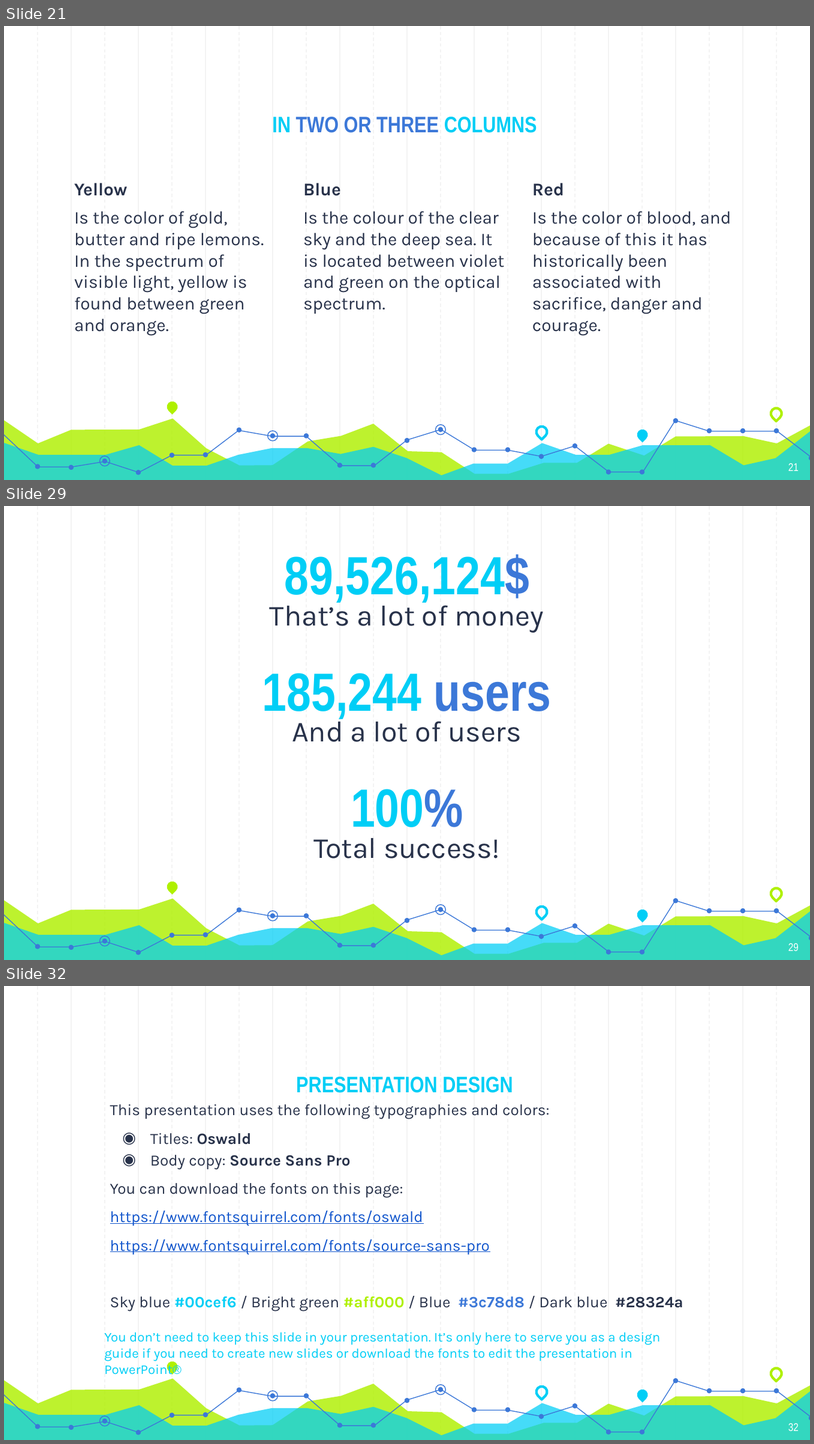
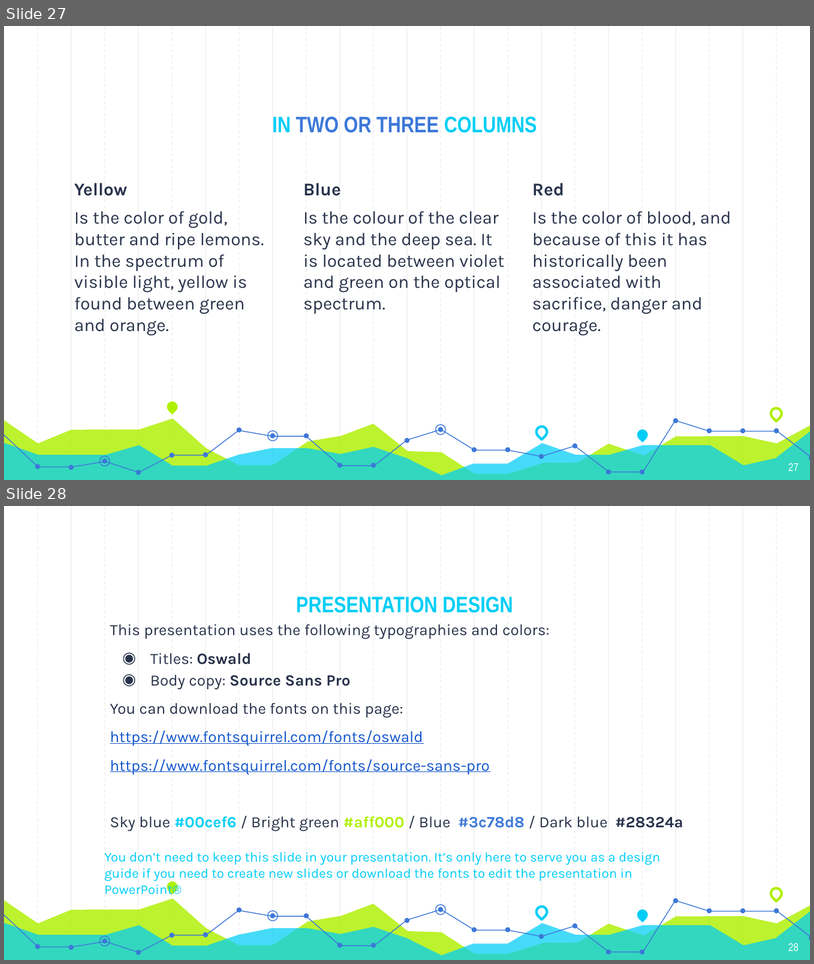
Before and after one commit to Andyayk/app, a slide deck: Graph Based Search.pptx. Shown one above the other, each under a label of ours: slides 21, 29 and 32 before the commit, slides 27 and 28 after it; the slides between them are not shown. The pictures are 814x1444 and 814x964 pixels, drawn with LibreOffice and Linux fonts; fonts in the diff are those of the drawing. Boxes give left, top, right and bottom in pixels: in the first picture for what was removed or moved away, otherwise in the second. Text is boxed around its words. In the diff, an @@ line names an element or a change of style, - is before the commit and + after.

```diff
--- a/Graph Based Search.pptx
+++ b/Graph Based Search.pptx
@@ slide 29 removed at [4, 506, 810, 960], background #FFFFFF; not listed: 59 template elements that a slide beside it also shows @@
@@ title removed at [285, 554, 530, 603] @@
-89,526,124$
@@ subtitle removed at [270, 600, 544, 633] @@
-That’s a lot of money
@@ title removed at [263, 673, 552, 719] @@
-185,244 users
@@ subtitle removed at [292, 715, 522, 742] @@
-And a lot of users
@@ title removed at [351, 789, 464, 827] @@
-100%
@@ subtitle removed at [314, 838, 500, 858] @@
-Total success!
@@ page number removed at [789, 943, 799, 951] @@
-29
@@ what was slide 21 is now slide 27 @@
@@ page number at [789, 463, 799, 471]: text changed @@
-21
+27
@@ what was slide 32 is now slide 28 @@
@@ page number at [789, 943, 799, 951]: text changed @@
-32
+28
```
Also in this commit, not shown: 3 slides changed, 6 slides added, 9 other slides removed.
